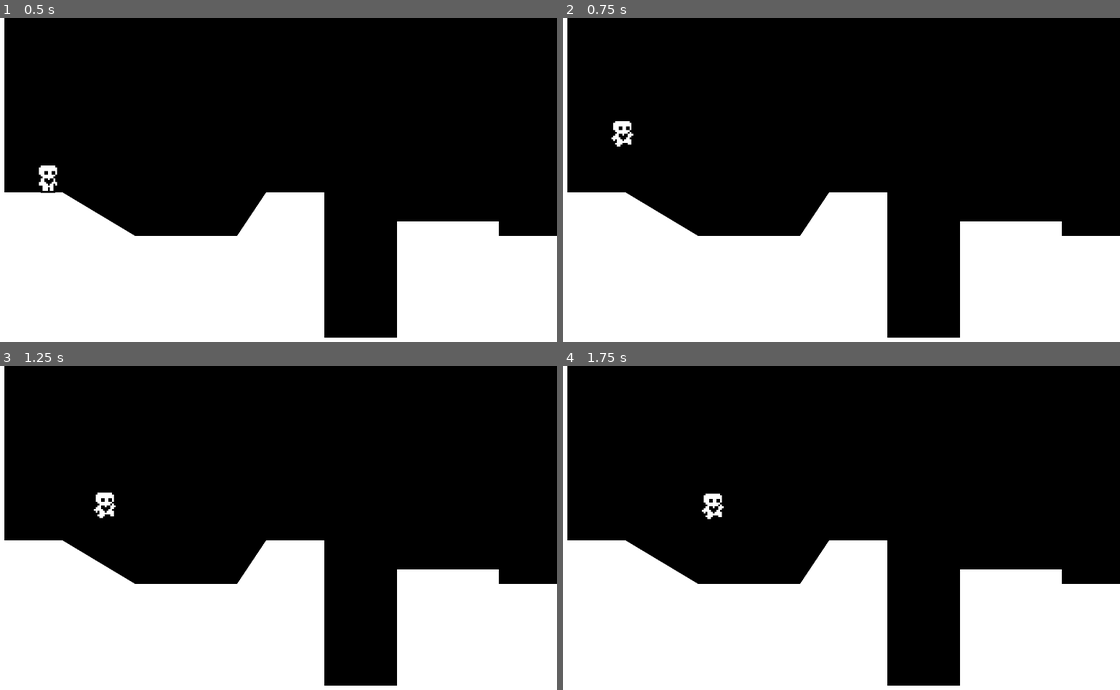
Above: before the commit, frames 1-4 (two rows, left to right).
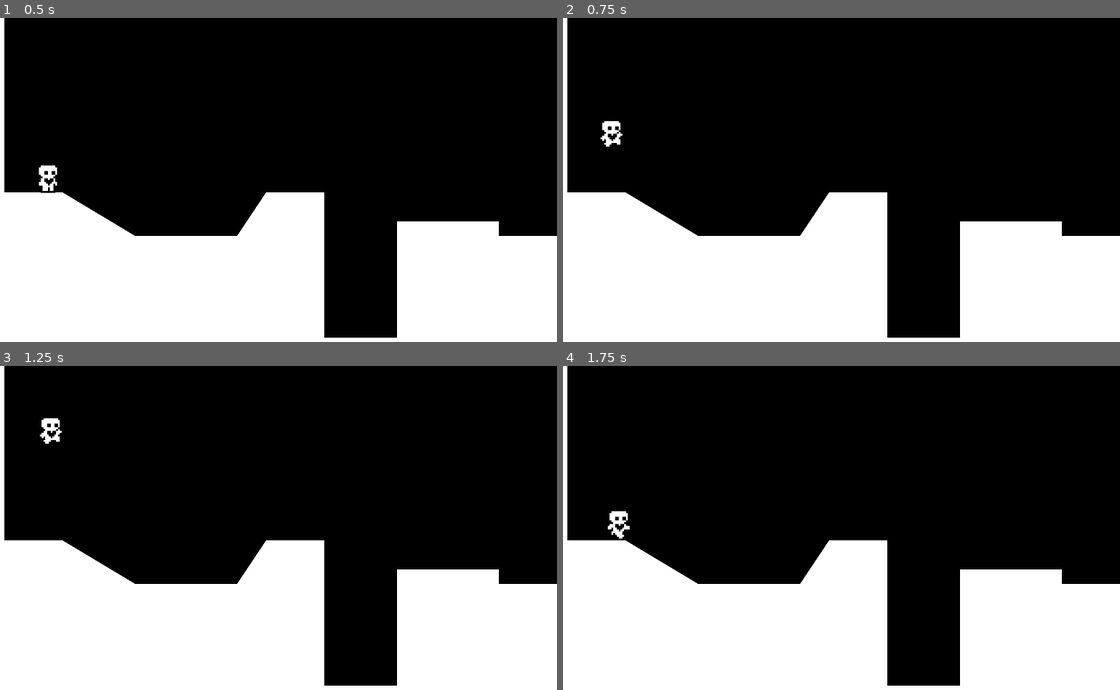
Above: after the commit, the same moments.

Repository: GreyCDevs/platformer-godot-practice
Game: Godot game, scene res://Scenes/world/world.tscn
The game is run twice, just before and just after one commit, with the same random seed, the same clock (stepped at 60 frames per second) and the same inputs.
Inputs:
- Up to frame 1 (0.5 s): no input
- Up to frame 2 (0.75 s): hold Right (ui_right) from 0.53 s (still down); tap Up (ui_up) at 0.6 s
- Up to frame 3 (1.25 s): keep holding Right (ui_right); tap Up (ui_up) at 0.77, 1.07 s
- Up to frame 4 (1.75 s): keep holding Right (ui_right); tap Up (ui_up) at 1.35, 1.52 s

Frame 1 is identical in both runs. In frame 2, 0.3% of the frame differs, in the area x 6-13%, y 31-40%; in frame 3, 0.4%; in frame 4, 0.4%, in the area x 7-29%, y 39-54%.

Commit message:
Add double jump and air acceleration

Diff:
--- a/Resources/PlayerMovementData.gd
+++ b/Resources/PlayerMovementData.gd
@@ -8,3 +8,4 @@
 @export var jump_velocity = -300.0
 @export var gravity_scale = 1.0
 @export var air_resistance = 200
+@export var air_acceleration = 400
--- a/Scenes/player/SlowerMovementData.tres
+++ b/Scenes/player/SlowerMovementData.tres
@@ -5,9 +5,10 @@
 [resource]
 script = ExtResource("1_2qxnf")
 speed = 50.0
-acceleration = 5.0
-friction = 1.0
+acceleration = 10.0
+friction = 5.0
 jump_velocity = -250.0
 gravity_scale = 0.5
 air_resistance = 1
+air_acceleration = 5
 metadata/_custom_type_script = "uid://diuk0cw43lf3v"
--- a/Scenes/player/player.gd
+++ b/Scenes/player/player.gd
@@ -5,12 +5,14 @@
 @onready var animated_sprite_2d: AnimatedSprite2D = $AnimatedSprite2D
 @onready var coyote_jump_timer: Timer = $CoyoteJumpTimer
 
+var air_jump: bool = false
+
 func _physics_process(delta: float) -> void:
 	var input_axis := Input.get_axis("ui_left", "ui_right")
 
 	apply_gravity(delta)
 	handle_jump()
-	handle_movement(input_axis)
+	handle_movement(input_axis, delta)
 	update_animations(input_axis)
 	var was_on_floor = is_on_floor()
 	move_and_slide()
@@ -24,29 +26,40 @@
 		velocity += get_gravity() * movement_data.gravity_scale * delta
 
 func handle_jump() -> void:
+	if is_on_floor():
+		air_jump = true
 	if is_on_floor() or coyote_jump_timer.time_left > 0.0:
 		if Input.is_action_just_pressed("ui_up"):
 			velocity.y = movement_data.jump_velocity
 	if not is_on_floor():
 		if  (Input.is_action_just_released("ui_up") and velocity.y < movement_data.jump_velocity / 2):
 			velocity.y = movement_data.jump_velocity / 2
+	if Input.is_action_just_pressed("ui_up") and not is_on_floor() and air_jump:
+		air_jump = false
+		velocity.y = movement_data.jump_velocity * 0.8
 
-func handle_movement(input_axis: float) -> void:
-	handle_acceleration(input_axis)
-	apply_friction(input_axis)
-	apply_air_resistance(input_axis)
 
-func apply_friction(input_axis: float) -> void:
+func handle_movement(input_axis: float, delta: float) -> void:
+	handle_acceleration(input_axis, delta)
+	handle_air_acceleration(input_axis, delta)
+	apply_friction(input_axis, delta)
+	apply_air_resistance(input_axis, delta)
+
+func apply_friction(input_axis: float, delta: float) -> void:
 	if input_axis == 0 and is_on_floor():
-		velocity.x = move_toward(velocity.x, 0, movement_data.friction)
+		velocity.x = move_toward(velocity.x, 0, movement_data.friction * delta)
 
-func apply_air_resistance(input_axis: float) -> void:
+func apply_air_resistance(input_axis: float, delta: float) -> void:
 	if input_axis == 0 and not is_on_floor():
-		velocity.x = move_toward(velocity.x, 0, movement_data.air_resistance)
+		velocity.x = move_toward(velocity.x, 0, movement_data.air_resistance * delta)
 
-func handle_acceleration(input_axis: float) -> void:
-	if input_axis == 0: return
-	velocity.x = move_toward(velocity.x, movement_data.speed * input_axis, movement_data.acceleration)
+func handle_acceleration(input_axis: float, delta: float) -> void:
+	if input_axis == 0 or not is_on_floor(): return
+	velocity.x = move_toward(velocity.x, movement_data.speed * input_axis, movement_data.acceleration * delta)
+
+func handle_air_acceleration(input_axis: float, delta: float) -> void:
+	if is_on_floor(): return
+	velocity.x = move_toward(velocity.x, movement_data.speed * input_axis,movement_data.air_acceleration * delta)
 
 func update_animations(input_axis: float) -> void:
 	if input_axis != 0:
